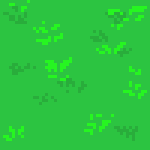
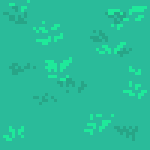
Two versions of the same layered image (150 x 150). Layer-by-layer changes:
pixels changed over 0, 0, 150, 150 (layer not identified)
